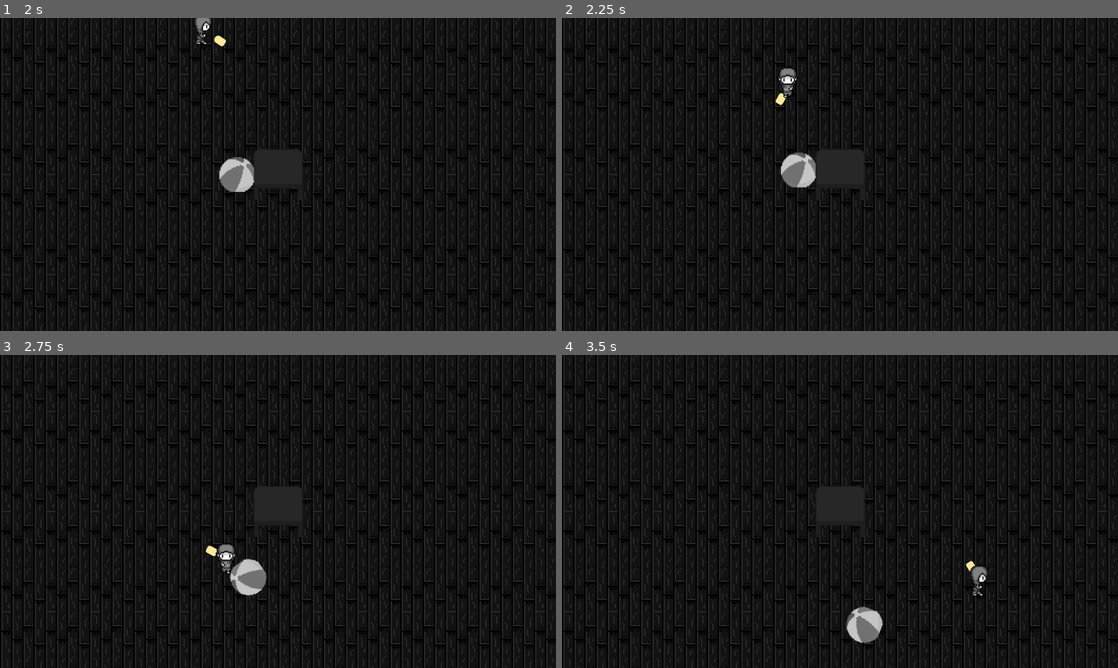
Above: before the commit, frames 1-4 (two rows, left to right).
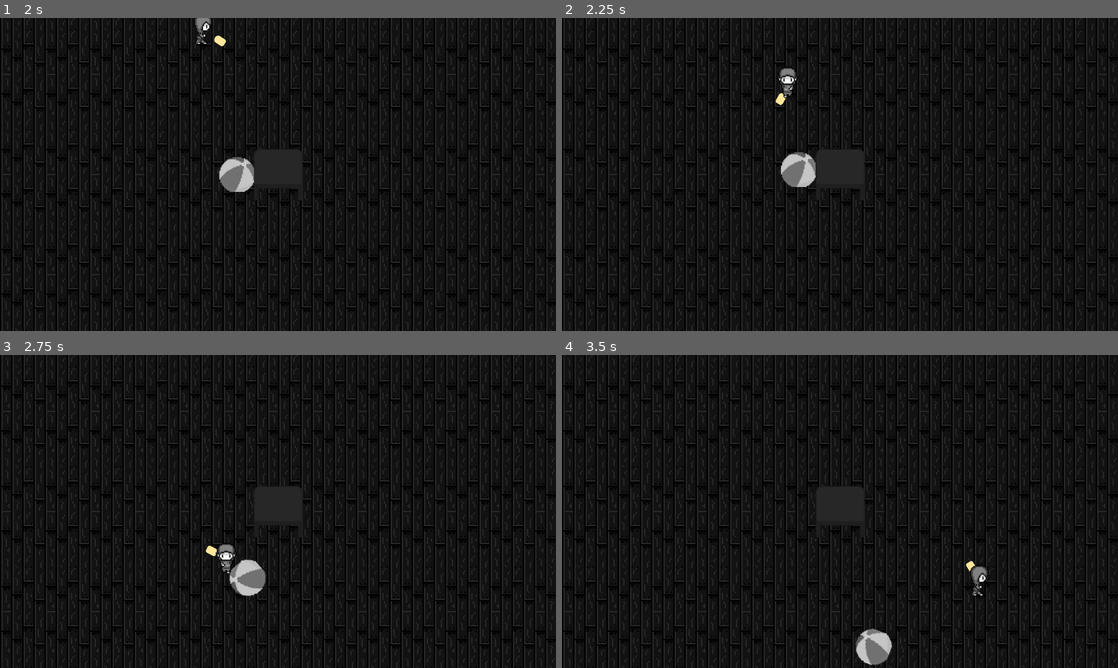
Above: after the commit, the same moments.

Repository: hhues/cook-up-a-website
Game: Godot game, scene res://HUD/TitleScreen.tscn
The game is run twice, just before and just after one commit, with the same random seed, the same clock (stepped at 60 frames per second) and the same inputs.
Inputs (mouse positions are in pixels of both pictures, inside the frame that each line leads up to):
- Up to frame 1 (2 s): click "Start Game" at 0.5 s; tap Enter at 1.25 s; move the mouse to (400, 158) at 1.27 s; press the mouse at (400, 158) at 1.28 s; hold D (player_right) from 1.28 s (still down)
- Up to frame 2 (2.25 s): move the mouse to (728, 190) at 2.02 s; release D (player_right) at 2.03 s; release the mouse at (728, 190) at 2.03 s; hold S (player_down) from 2.03 s (still down); right-click (728, 190) at 2.1 s
- Up to frame 3 (2.75 s): keep holding S (player_down)
- Up to frame 4 (3.5 s): move the mouse to (895, 442) at 2.77 s; release S (player_down) at 2.78 s; press the mouse at (895, 442) at 2.78 s; hold D (player_right) from 2.78 s (still down)

Frame 1 is identical in both runs. In frame 2, less than 0.1% of the frame differs, in the area x 39-46%, y 42-55%; in frame 3, 0.1%; in frame 4, 1.0%, in the area x 51-60%, y 80-100%.

Commit message:
Removed test block

Diff:
--- a/Main.tscn
+++ b/Main.tscn
@@ -18,8 +18,6 @@
 [ext_resource path="res://assets/playbeat.mp3" type="AudioStream" id=16]
 [ext_resource path="res://Station/Station.tscn" type="PackedScene" id=17]
 [ext_resource path="res://Component/Component.tscn" type="PackedScene" id=18]
-[ext_resource path="res://assets/blank_rect.png" type="Texture" id=19]
-[ext_resource path="res://Component/ComponentPhysicsMaterial.tres" type="PhysicsMaterial" id=20]
 
 [sub_resource type="SpriteFrames" id=1]
 animations = [ {
@@ -64,9 +62,6 @@
 "speed": 5.0
 } ]
 
-[sub_resource type="RectangleShape2D" id=2]
-extents = Vector2( 71, 50 )
-
 [node name="Root" type="Node"]
 
 [node name="Player" parent="." instance=ExtResource( 2 )]
@@ -102,25 +97,5 @@
 [node name="Component" parent="." groups=["components"] instance=ExtResource( 18 )]
 collision_mask = 7
 mass = 4.08
-linear_damp = 5.0
+linear_damp = 3.0
 angular_damp = 2.0
-
-[node name="TestBlock" type="RigidBody2D" parent="." groups=["components"]]
-visible = false
-position = Vector2( 906, 257 )
-collision_mask = 7
-mass = 4.08163
-physics_material_override = ExtResource( 20 )
-linear_damp = 5.0
-angular_damp = 5.0
-__meta__ = {
-"_edit_group_": true
-}
-
-[node name="CollisionShape2D" type="CollisionShape2D" parent="TestBlock"]
-shape = SubResource( 2 )
-
-[node name="Sprite" type="Sprite" parent="TestBlock"]
-position = Vector2( -2.67029e-05, 1.23978e-05 )
-scale = Vector2( 2, 2 )
-texture = ExtResource( 19 )
Not shown: 1 places in Main.tscn that only renumber resources
